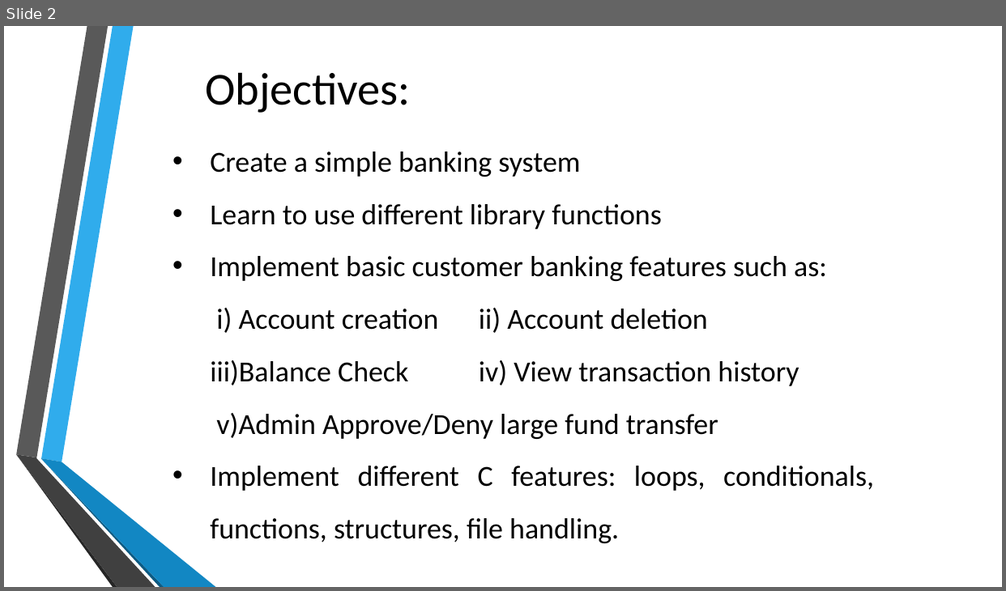
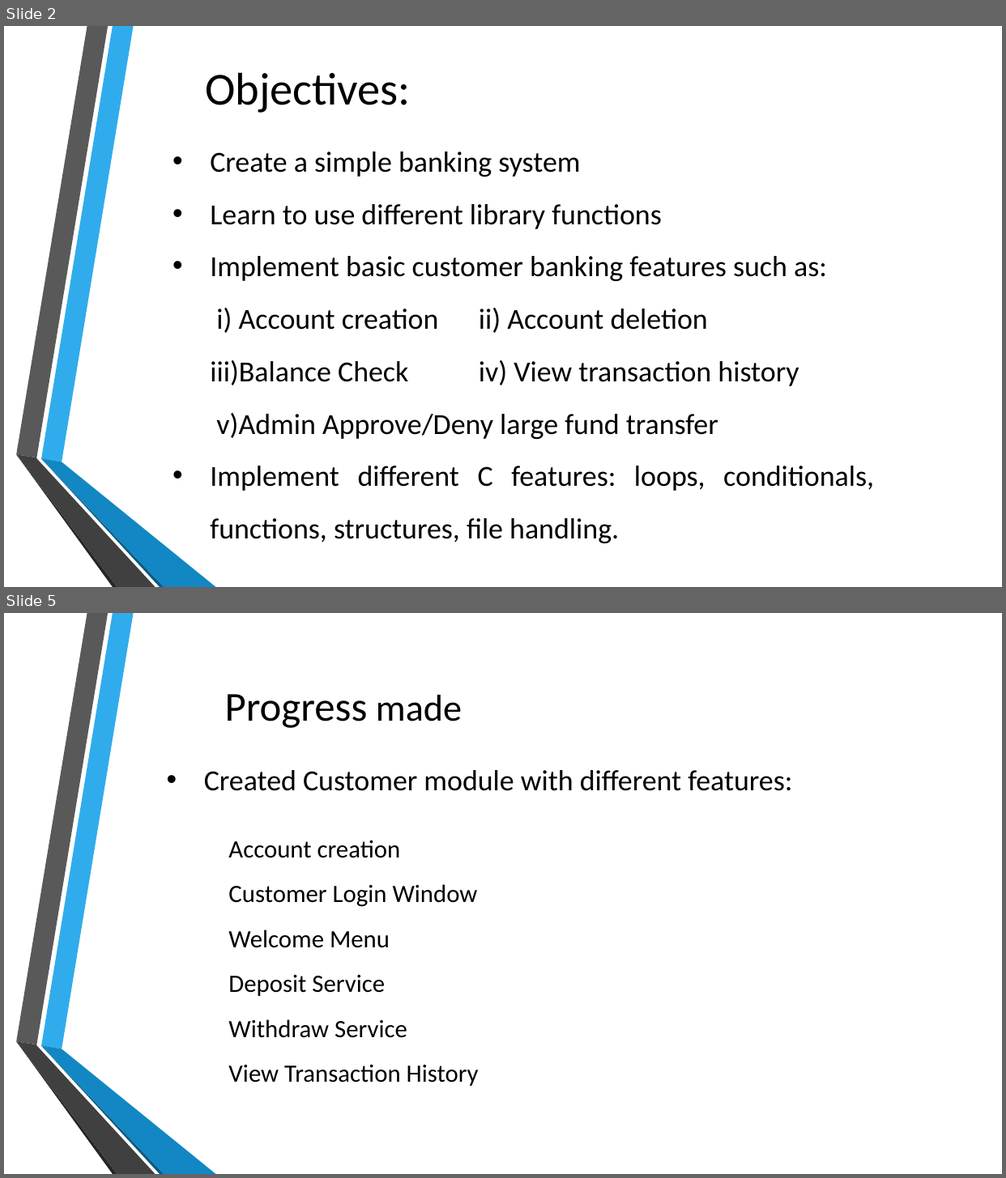
Before and after one commit to 10Rajin/Presentation, a slide deck: Banking Management System.pptx. Shown one above the other, each under a label of ours: slide 2 before the commit, slides 2 and 5 after it; the slides between them are not shown. The pictures are 1006x591 and 1006x1178 pixels, drawn with LibreOffice and Linux fonts; fonts in the diff are those of the drawing; background and template pictures are left out. Boxes give left, top, right and bottom in pixels: in the first picture for what was removed or moved away, otherwise in the second. Text is boxed around its words. In the diff, an @@ line names an element or a change of style, - is before the commit and + after.

```diff
--- a/Banking Management System.pptx
+++ b/Banking Management System.pptx
@@ slide 5 added at <box>4,613,1002,1174</box>, background picture (left out); not listed: 6 template elements that a slide beside it also shows @@
@@ title added at <box>225,694,462,728</box>, 39.6 pt, text #000000 @@
+Progress made
@@ text added at <box>204,770,792,791</box>, 28 pt, text #000000 @@
+• Created Customer module with different features:
@@ text added at <box>228,840,479,1086</box>, 24 pt, text #000000 @@
+Account creation
+Customer Login Window
+Welcome Menu
+Deposit Service
+Withdraw Service
+View Transaction History
```
Also in this commit, not shown: 2 slides changed, 3 other slides added, 3 slides removed.
